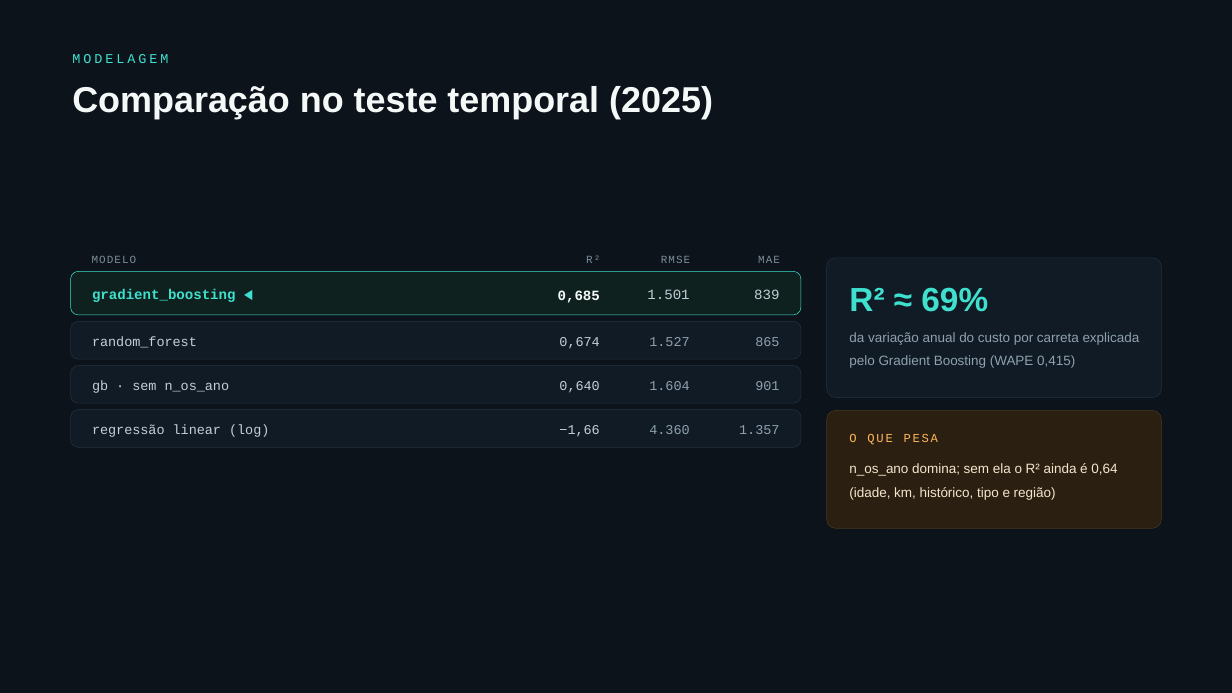
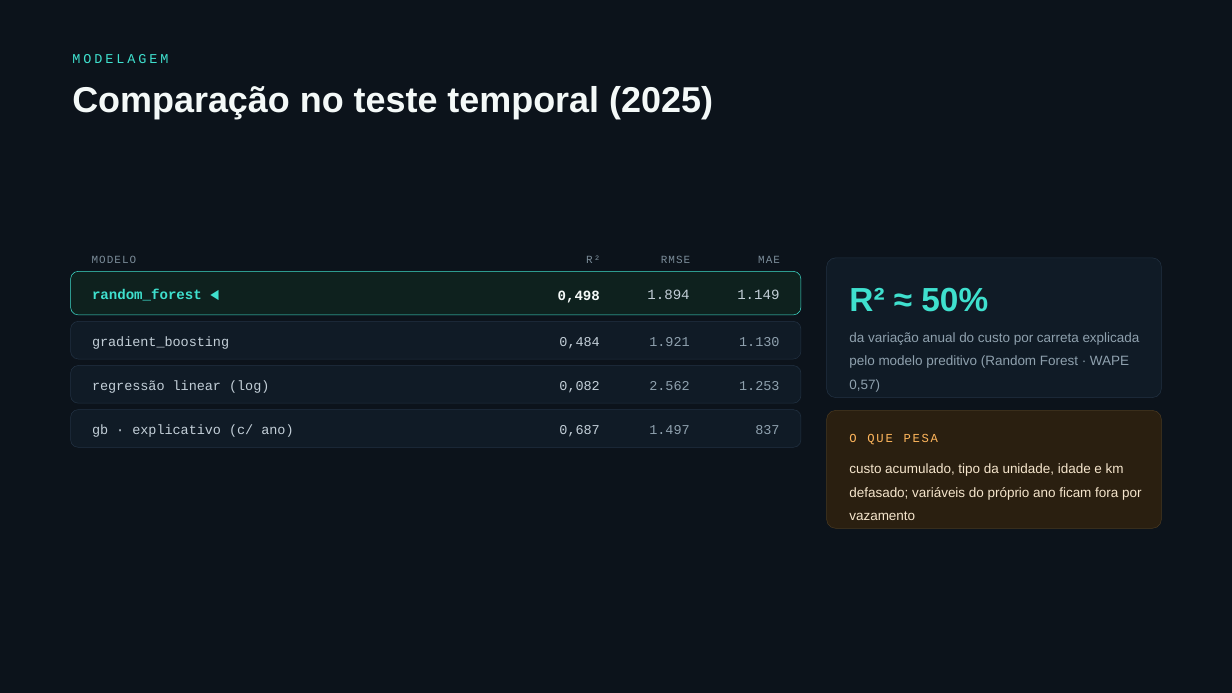
Before and after one commit to giovanicani/quatro_norte, a slide deck: slide 49 of nova_versao_jeison/apresentacao/Apresentacao_QuatroNorte_anual.pptx. Drawn at 1232x693 pixels with LibreOffice and Linux fonts; fonts in the diff are those of the drawing. Boxes give left, top, right and bottom in pixels: in the first picture for what was removed or moved away, otherwise in the second. Text is boxed around its words. In the diff, an @@ line names an element or a change of style, - is before the commit and + after.

```diff
--- a/nova_versao_jeison/apresentacao/Apresentacao_QuatroNorte_anual.pptx
+++ b/nova_versao_jeison/apresentacao/Apresentacao_QuatroNorte_anual.pptx
@@ text at [92, 288, 202, 301]: text changed; size 15.8 to 16.5 pt; text colour #C3CFD8 to #3FE0CE; bold on @@
-random_forest
+random_forest ◀
@@ text at [558, 290, 600, 303]: text changed @@
-0,685
+0,498
@@ text at [647, 289, 689, 299]: text changed @@
-1.501
+1.894
@@ text at [737, 289, 779, 299]: text changed @@
-839
+1.149
@@ text at [849, 287, 988, 312]: text changed @@
-R² ≈ 69%
+R² ≈ 50%
@@ text at [92, 336, 229, 349]: text changed; size 16.5 to 15.8 pt; text colour #3FE0CE to #C3CFD8; bold off @@
-gradient_boosting ◀
+gradient_boosting
@@ text at [559, 337, 599, 349]: text changed @@
-0,674
+0,484
@@ text at [649, 337, 689, 346]: text changed @@
-1.527
+1.921
@@ text at [739, 337, 779, 346]: text changed @@
-865
+1.130
@@ text at [849, 332, 1140, 392]: text changed @@
-da variação anual do custo por carreta explicada pelo Gradient Boosting (WAPE 0,415)
+da variação anual do custo por carreta explicada pelo modelo preditivo (Random Forest · WAPE 0,57)
@@ text "regressão linear (log)": place and size @@
-text "regressão linear (log)" at [92, 425, 269, 437]
+text "regressão linear (log)" at [92, 381, 269, 393]
@@ text at [559, 381, 599, 393]: text changed @@
-0,640
+0,082
@@ text at [649, 381, 689, 390]: text changed @@
-1.604
+2.562
@@ text at [739, 381, 779, 390]: text changed @@
-901
+1.253
@@ text at [92, 425, 293, 437]: text changed @@
-gb · sem n_os_ano
+gb · explicativo (c/ ano)
@@ text at [559, 425, 599, 437]: text changed @@
-−1,66
+0,687
@@ text at [649, 425, 689, 434]: text changed @@
-4.360
+1.497
@@ text at [755, 425, 779, 434]: text changed @@
-1.357
+837
@@ text at [849, 463, 1141, 520]: text changed @@
-n_os_ano domina; sem ela o R² ainda é 0,64 (idade, km, histórico, tipo e região)
+custo acumulado, tipo da unidade, idade e km defasado; variáveis do próprio ano ficam fora por vazamento
```
Also in this commit, not shown: 5 other slides changed, 10 other files.
